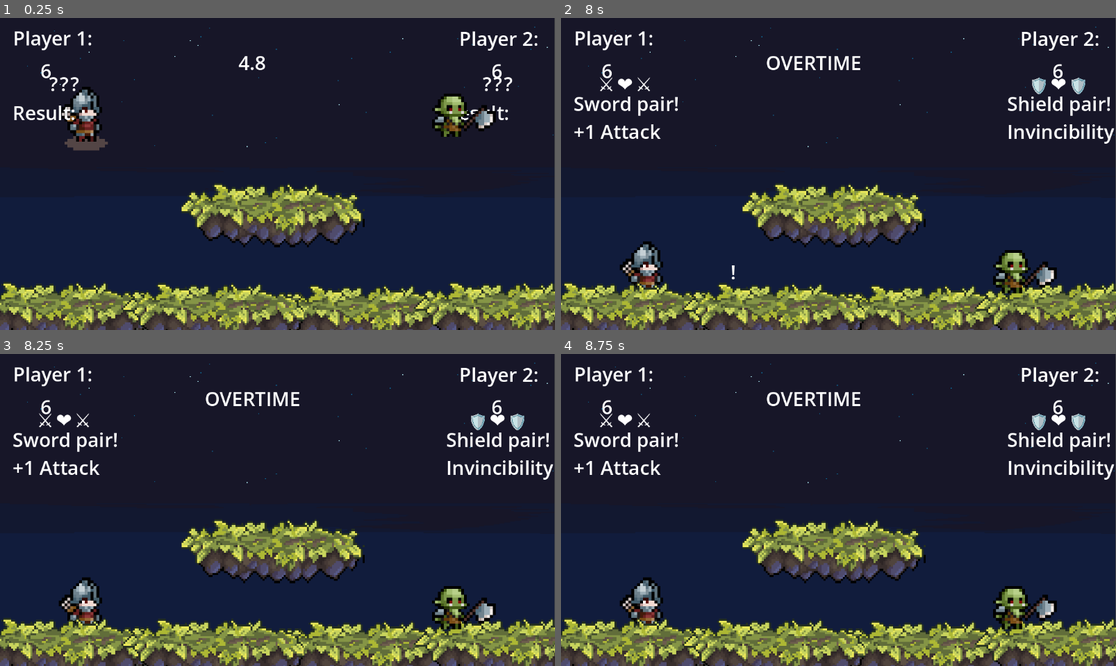
Above: before the commit, frames 1-4 (two rows, left to right).
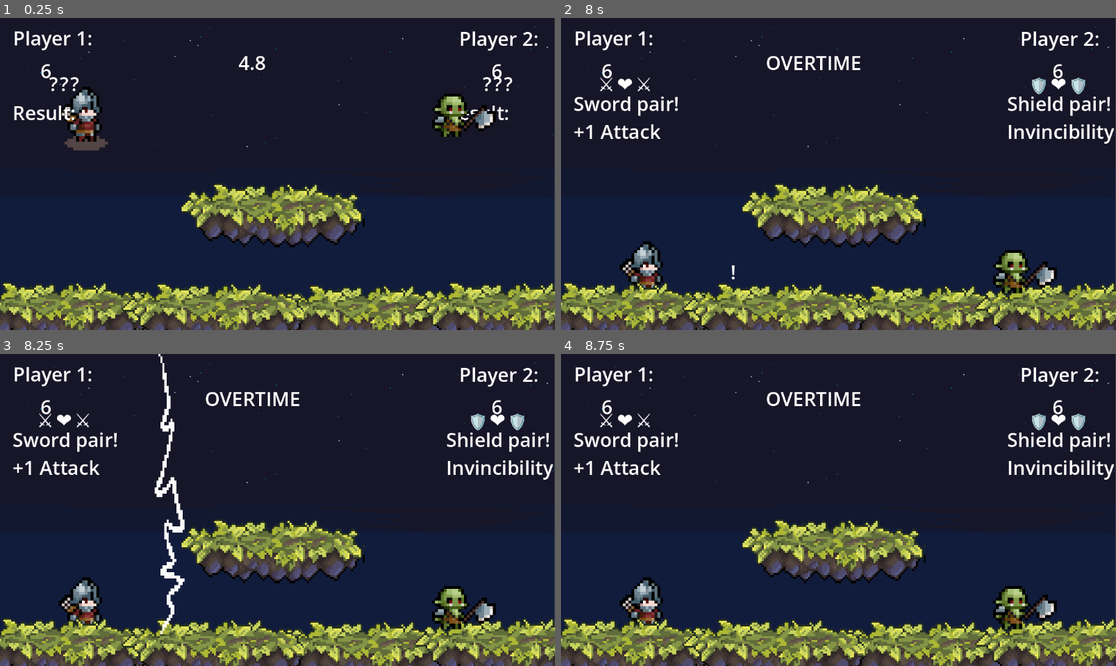
Above: after the commit, the same moments.

Repository: Battlica/game-jam-plus
Game: Godot game, scene res://main.tscn
Two runs of this game, one before a commit and one after it. Both use one fixed random seed, a clock stepped at 60 frames per second and the inputs below.
Inputs:
- Up to frame 1 (0.25 s): no input
- Up to frame 2 (8 s): no input
- Up to frame 3 (8.25 s): no input
- Up to frame 4 (8.75 s): no input

Frames 1-2 are identical in both runs. In frame 3, 1.0% of the frame differs, in the area x 27-34%, y 0-90%; in frame 4, nothing differs.

Commit message:
Lightning sprite

Diff:
--- a/lightning_spawner.tscn
+++ b/lightning_spawner.tscn
@@ -1,6 +1,7 @@
 [gd_scene format=3 uid="uid://3ucefucs1tnv"]
 
 [ext_resource type="Script" uid="uid://cksth13lvlrac" path="res://lightning_spawner.gd" id="1_bj5xe"]
+[ext_resource type="Texture2D" uid="uid://daukjea17iwa7" path="res://art/lightning_line5a4.png" id="2_h3nk1"]
 
 [sub_resource type="RectangleShape2D" id="RectangleShape2D_bj5xe"]
 size = Vector2(28, 600)
@@ -25,10 +26,15 @@
 [node name="StrikeArea" type="Area2D" parent="." unique_id=301997864]
 visible = false
 
+[node name="Sprite2D" type="Sprite2D" parent="StrikeArea" unique_id=1137589695]
+position = Vector2(238, 263)
+scale = Vector2(4.125, 6.7767854)
+texture = ExtResource("2_h3nk1")
+
 [node name="CollisionShape2D" type="CollisionShape2D" parent="StrikeArea" unique_id=829245731]
 position = Vector2(90, 283)
 shape = SubResource("RectangleShape2D_bj5xe")
-debug_color = Color(0.9411544, 0.9730894, 0.99999994, 0.41960785)
+debug_color = Color(0.4392157, 1, 0.98039216, 0.41960785)
 
 [node name="LightningDurationTimer" type="Timer" parent="." unique_id=212971964]
 wait_time = 0.35
Binary file added: art/lightning_line5a4.png
Not shown, added: art/lightning_line5a4.png.import
